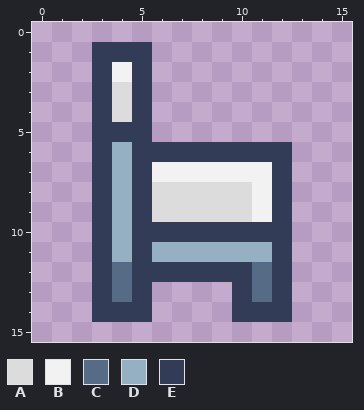
Two versions of one pixel-art file, Kirill/Sprites/Chair-sprite-01.aseprite. This is how it looked before the edit.
16x16 pixels, 1 frame. Colours within 5 levels of each other are drawn and written as one.
Palette (. is transparent): A #dcdcdc  B #f2f2f2  C #566c86  D #94b0c2  E #333c57
The same view after the edit:
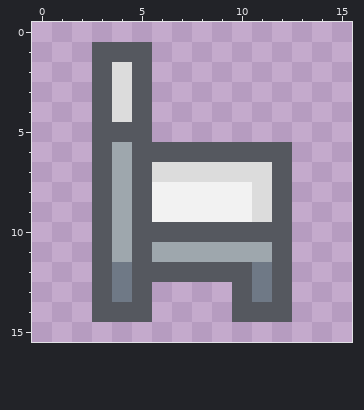
From old to new:
{"colour":"C","old":"#566c86","new":"#6f7986"}
{"colour":"D","old":"#94b0c2","new":"#9ea7ad"}
{"colour":"E","old":"#333c57","new":"#55585f"}
{"y":2,"x":4,"old":"B","new":"A"}
{"y":7,"x":6,"old":"BBBBBB","new":"AAAAAA"}
{"y":8,"x":6,"old":"AAAAAB","new":"BBBBBA"}
{"y":9,"x":6,"old":"AAAAAB","new":"BBBBBA"}
{"label":"changed","picture_box":[92,42,292,322]}
